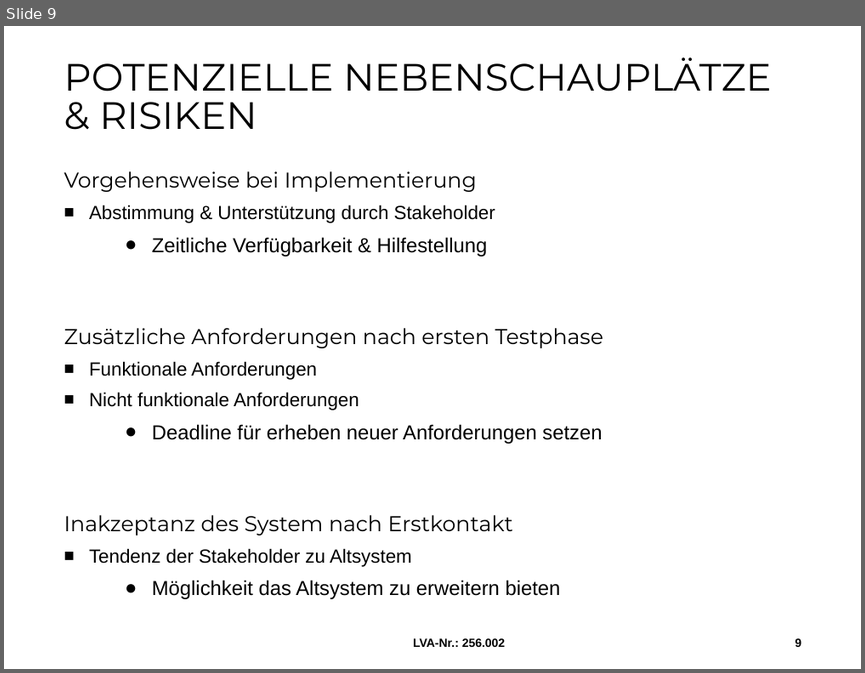
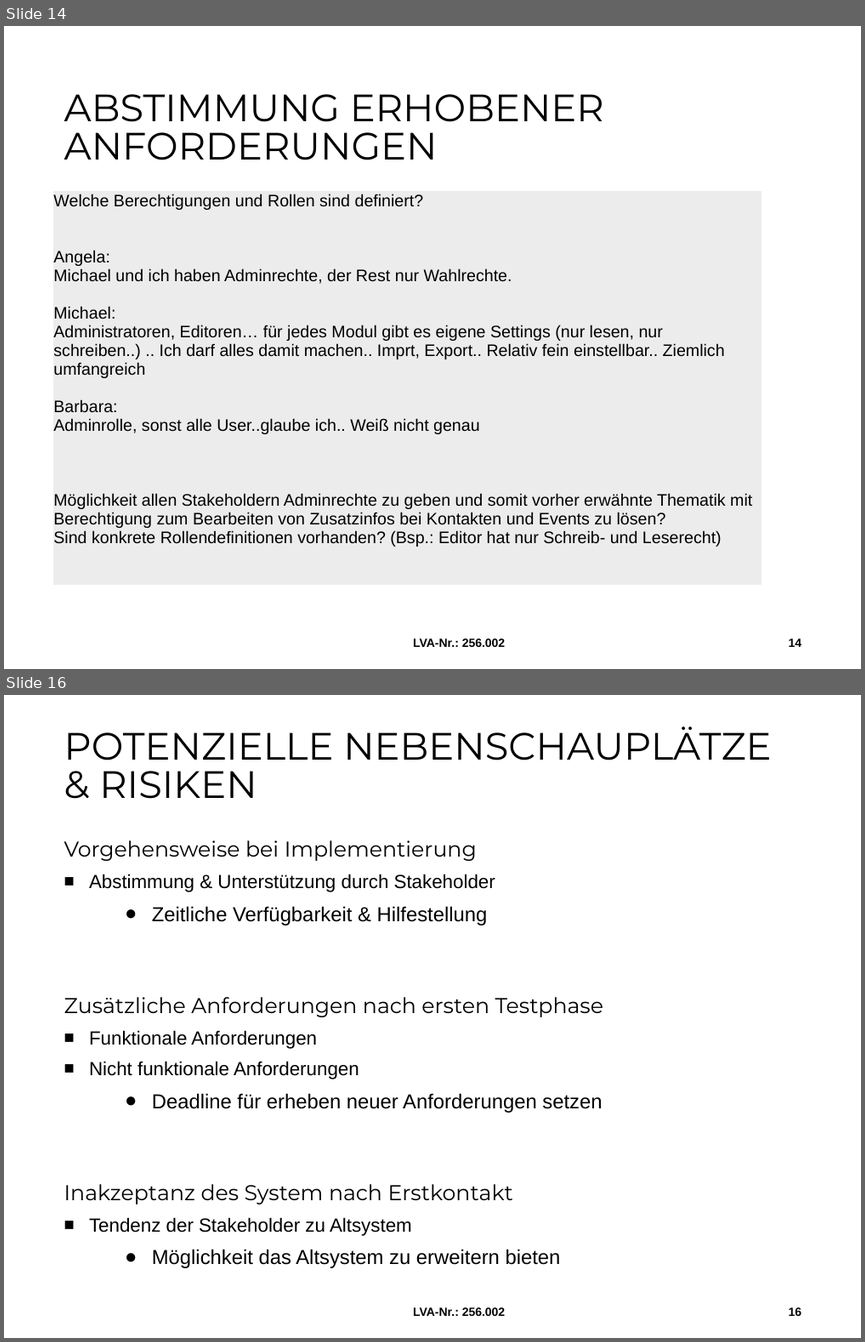
Before and after one commit to MilosTomic123/IT_Projekt_SS19, a slide deck: Arbeitsdokumente/190522_Workshop.pptx. Shown one above the other, each under a label of ours: slide 9 before the commit, slides 14 and 16 after it; the slides between them are not shown. The pictures are 865x673 and 865x1342 pixels, drawn with LibreOffice and Linux fonts; fonts in the diff are those of the drawing; background and template pictures are left out. Boxes give left, top, right and bottom in pixels: in the first picture for what was removed or moved away, otherwise in the second. Text is boxed around its words. In the diff, an @@ line names an element or a change of style, - is before the commit and + after.

```diff
--- a/Arbeitsdokumente/190522_Workshop.pptx
+++ b/Arbeitsdokumente/190522_Workshop.pptx
@@ slide 14 added at (x1=4, y1=26, x2=861, y2=669), background #FFFFFF @@
@@ title added at (x1=64, y1=94, x2=604, y2=160), 32 pt, text #000000 @@
+ABSTIMMUNG ERHOBENER ANFORDERUNGEN
@@ table added at (x1=52, y1=191, x2=762, y2=591), 1 rows, 1 columns @@
+Welche Berechtigungen und Rollen sind definiert? / Angela: / Michael und ich haben Adminrechte, der Rest nur Wahlrechte. / Michael: / Administratoren, Editoren… für jedes Modul gibt es eigene Settings (nur lesen, nur schreiben..) .. Ich darf alles damit machen.. Imprt, Export.. Relativ fein einstellbar.. Ziemlich umfangreich / Barbara: / Adminrolle, sonst alle User..glaube ich.. Weiß nicht genau / Möglichkeit allen Stakeholdern Adminrechte zu geben und somit vorher erwähnte Thematik mit Berechtigung zum Bearbeiten von Zusatzinfos bei Kontakten und Events zu lösen? / Sind konkrete Rollendefinitionen vorhanden? (Bsp.: Editor hat nur Schreib- und Leserecht)
@@ text added at (x1=413, y1=638, x2=506, y2=646), 10 pt, text #000000, bold @@
+LVA-Nr.: 256.002
@@ page number added at (x1=789, y1=638, x2=802, y2=646), 10 pt, text #000000, bold @@
+14
@@ what was slide 9 is now slide 16 @@
@@ page number at (x1=789, y1=1307, x2=802, y2=1315): text changed @@
-9
+16
```
Also in this commit, not shown: 4 slides changed, 6 other slides added, 1 other file.
